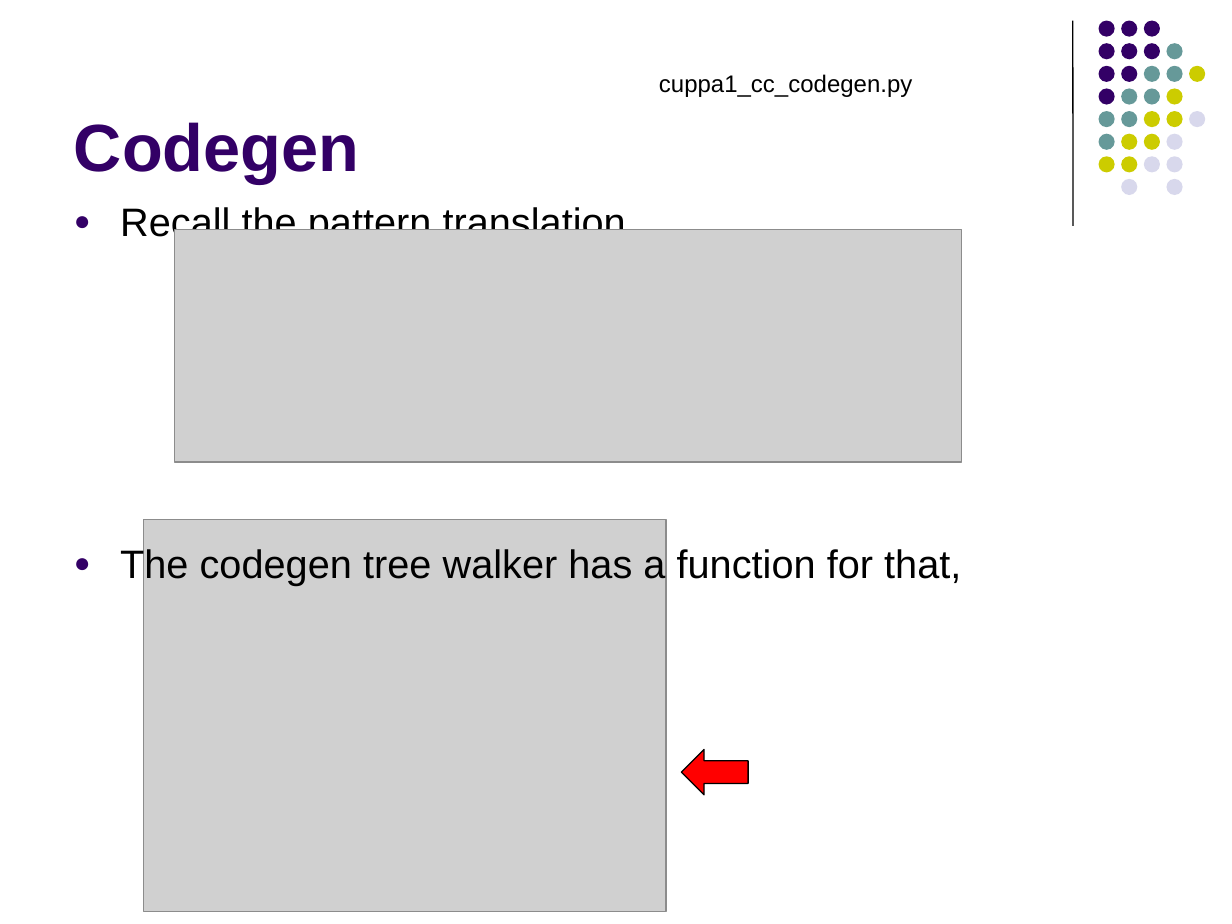
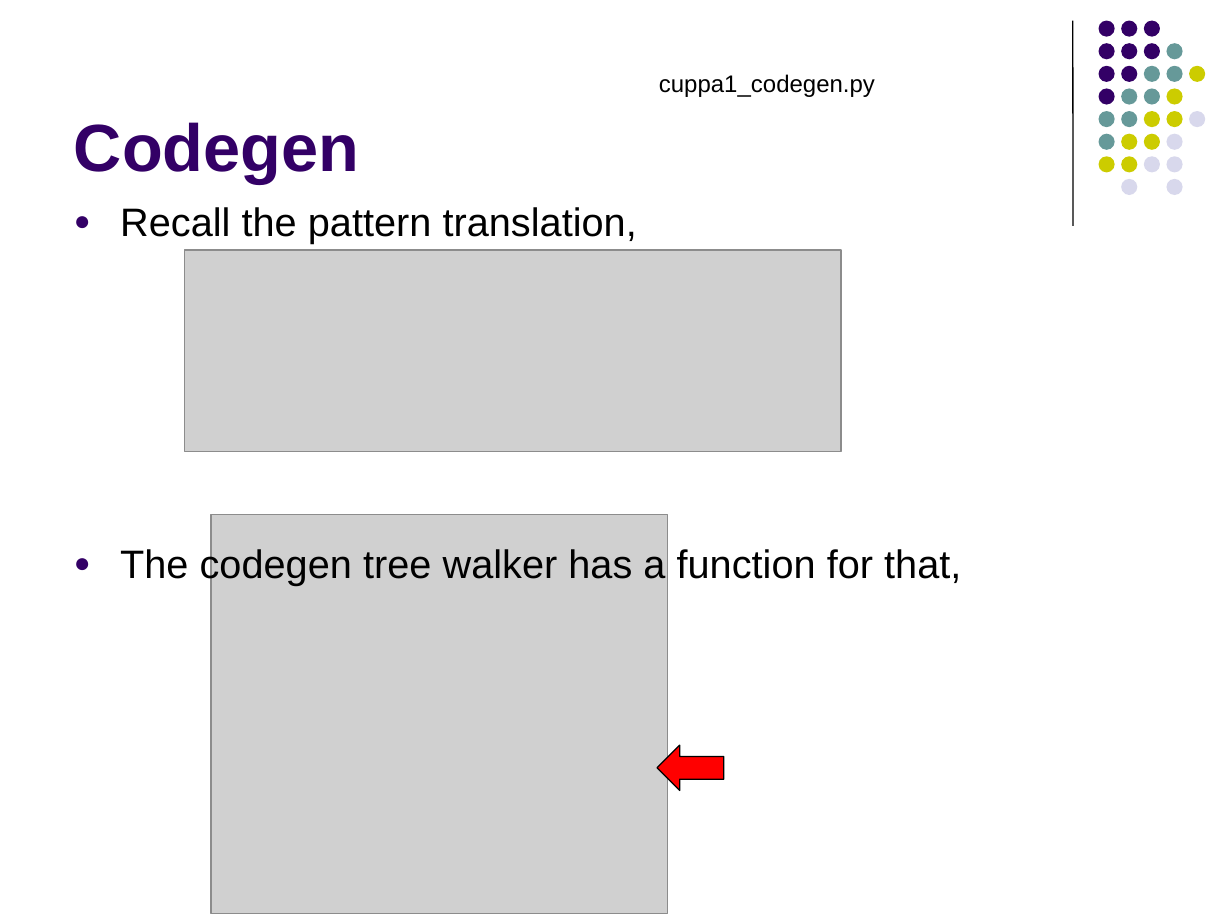
Before and after one commit to lutzhamel/CSC402, a slide deck: slide 15 of notes/csc402-ln007.pptx. Drawn at 1232x924 pixels with LibreOffice and Linux fonts; fonts in the diff are those of the drawing; grey boxes stand for pictures. Boxes give left, top, right and bottom in pixels: in the first picture for what was removed or moved away, otherwise in the second. Text is boxed around its words. In the diff, an @@ line names an element or a change of style, - is before the commit and + after.

```diff
--- a/notes/csc402-ln007.pptx
+++ b/notes/csc402-ln007.pptx
@@ text at (659,74,875,97): text changed @@
-cuppa1_cc_codegen.py
+cuppa1_codegen.py
@@ picture: place and size @@
-picture at (175,229,962,462)
+picture at (185,250,841,452)
@@ picture: place and size @@
-picture at (144,519,667,910)
+picture at (211,514,667,913)
@@ left arrow: place and size @@
-left arrow at (681,749,748,795)
+left arrow at (657,745,723,791)
```
Also in this commit, not shown: 19 other slides changed, 1 slide added, 1 slide removed, 6 other files.
